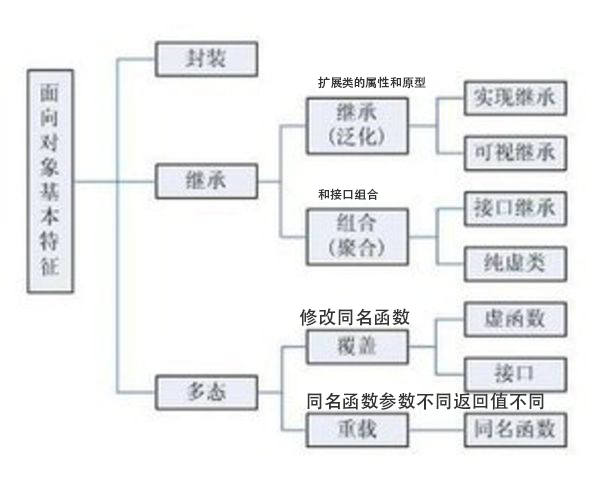
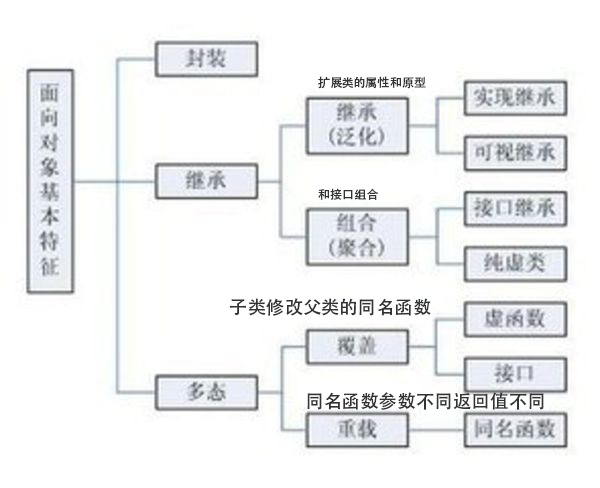
The second 600px x 488px image is a revision of the first. Changes to its layers:
renamed "修改同名函数" to "子类修改父类的同名函数", painted on it over [229,298,431,326]
